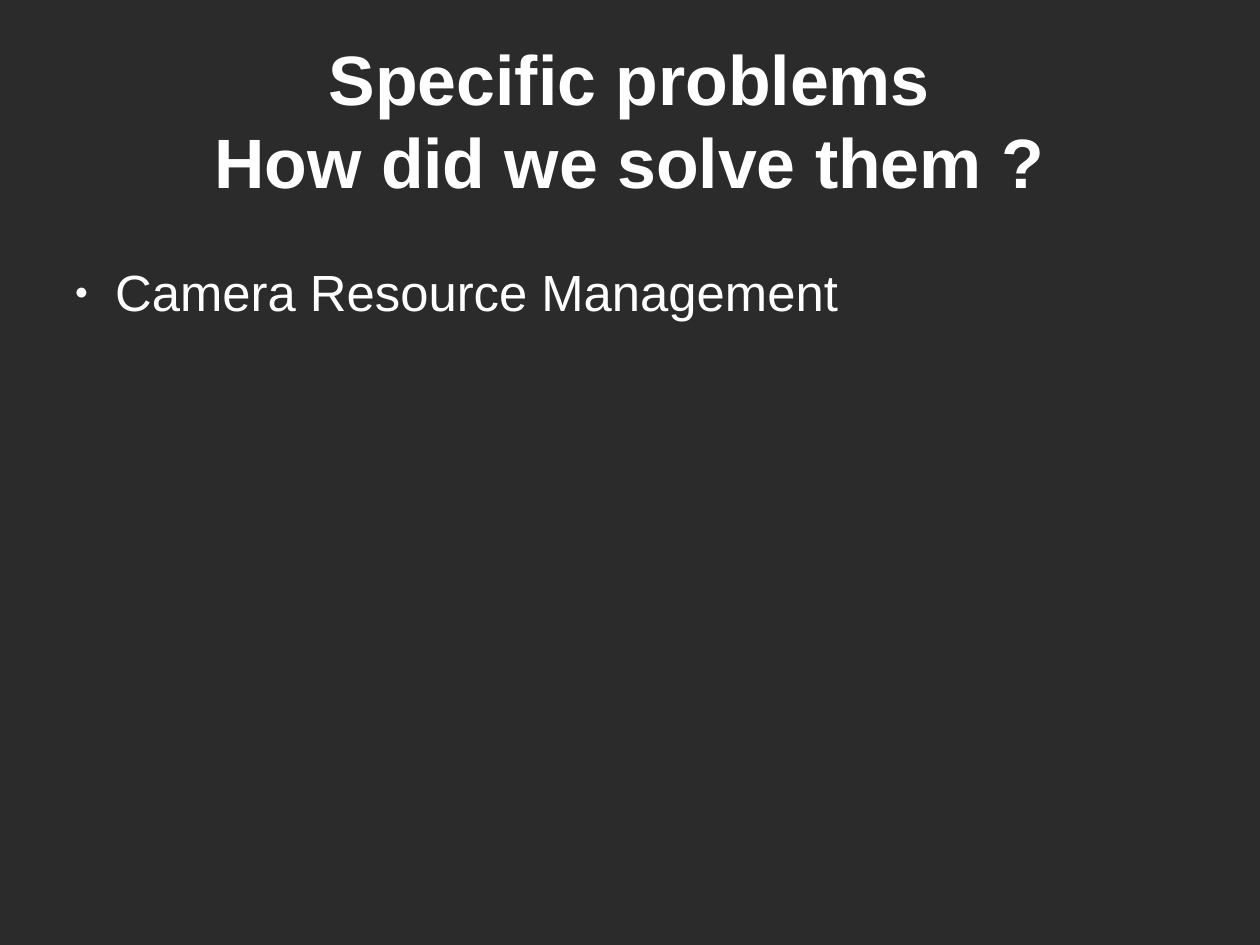
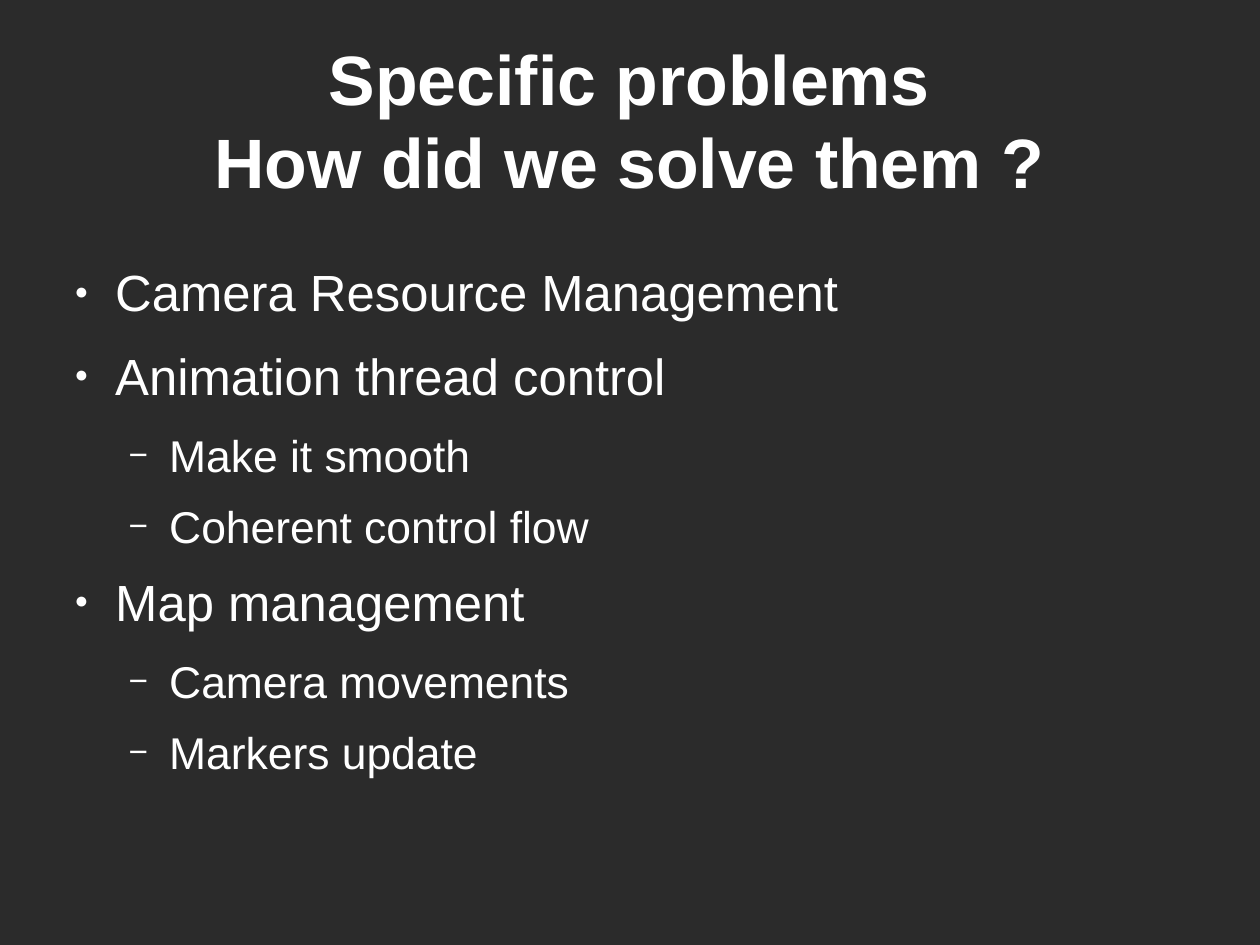
Before and after one commit to dducry/POI, a slide deck: slide 7 of presentationProjetSMS.odp. Drawn at 1260x945 pixels with LibreOffice and Linux fonts; fonts in the diff are those of the drawing; background and template pictures are left out; a plain dark background stands for a picture behind light text. Boxes give left, top, right and bottom in pixels: in the first picture for what was removed or moved away, otherwise in the second. Text is boxed around its words. In the diff, an @@ line names an element or a change of style, - is before the commit and + after.

```diff
--- a/presentationProjetSMS.odp
+++ b/presentationProjetSMS.odp
@@ text at bbox=[115, 358, 665, 779]: paragraphs added @@
+● Animation thread control
+  − Make it smooth
+  − Coherent control flow
+● Map management
+  − Camera movements
+  − Markers update
```
Also in this commit, not shown: 1 other slide changed, 2 slides added, 1 slide removed.
